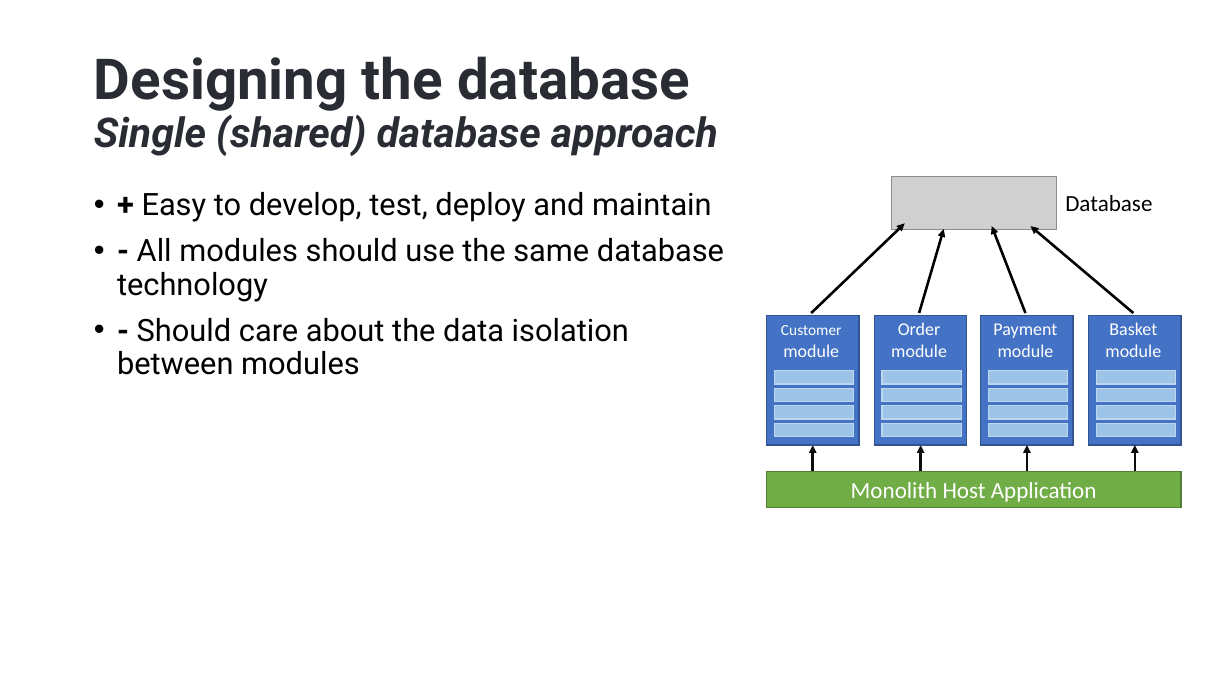
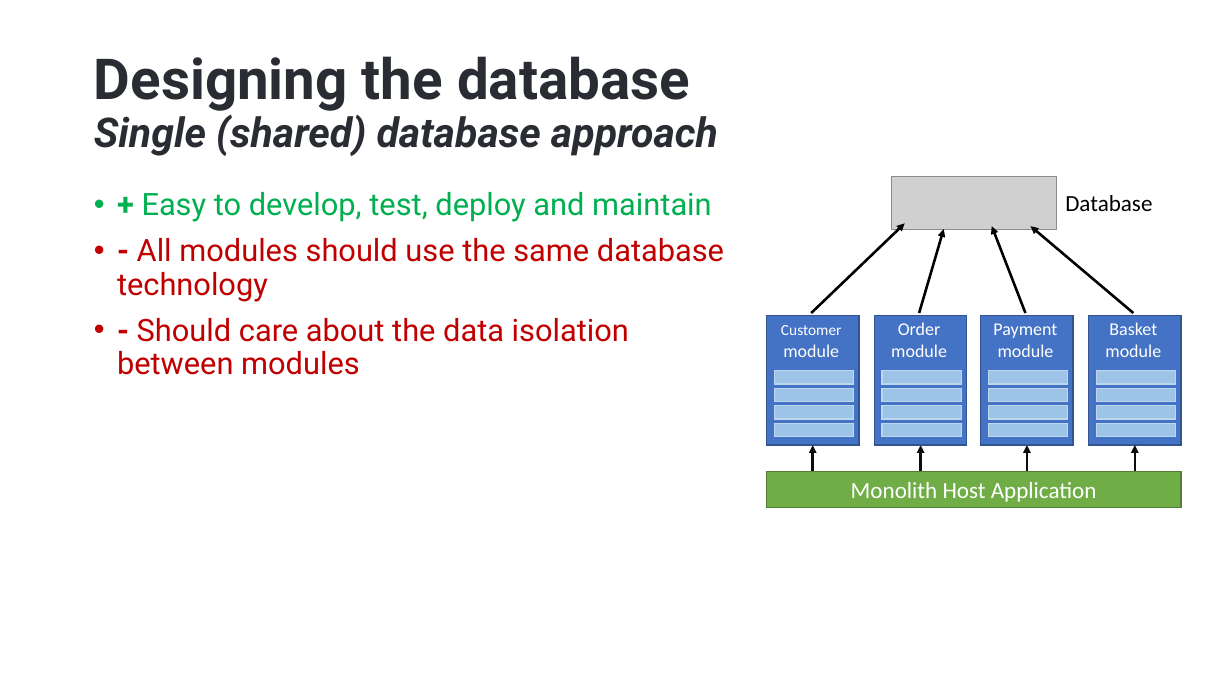
Before and after one commit to hikalkan/presentations, a slide deck: slide 17 of 2025-04-16 Roma Designing Monolith First For Microservices/Monolith First Presentation.pptx. Drawn at 1232x693 pixels with LibreOffice and Linux fonts; fonts in the diff are those of the drawing; grey boxes stand for pictures; background and template pictures are left out. Boxes give left, top, right and bottom in pixels: in the first picture for what was removed or moved away, otherwise in the second. Text is boxed around its words. In the diff, an @@ line names an element or a change of style, - is before the commit and + after.

```diff
--- a/2025-04-16 Roma Designing Monolith First For Microservices/Monolith First Presentation.pptx
+++ b/2025-04-16 Roma Designing Monolith First For Microservices/Monolith First Presentation.pptx
@@ text "+ Easy to develop, test, ..." at <box>117,192,724,375</box>: text colour #000000 to #00B050 in "+ Easy to develop, test, deploy and ..."; text colour #000000 to #C00000 in "- All modules should use the same ...", "- Should care about the data isolation ..." @@
```
Also in this commit, not shown: 4 other slides changed.
